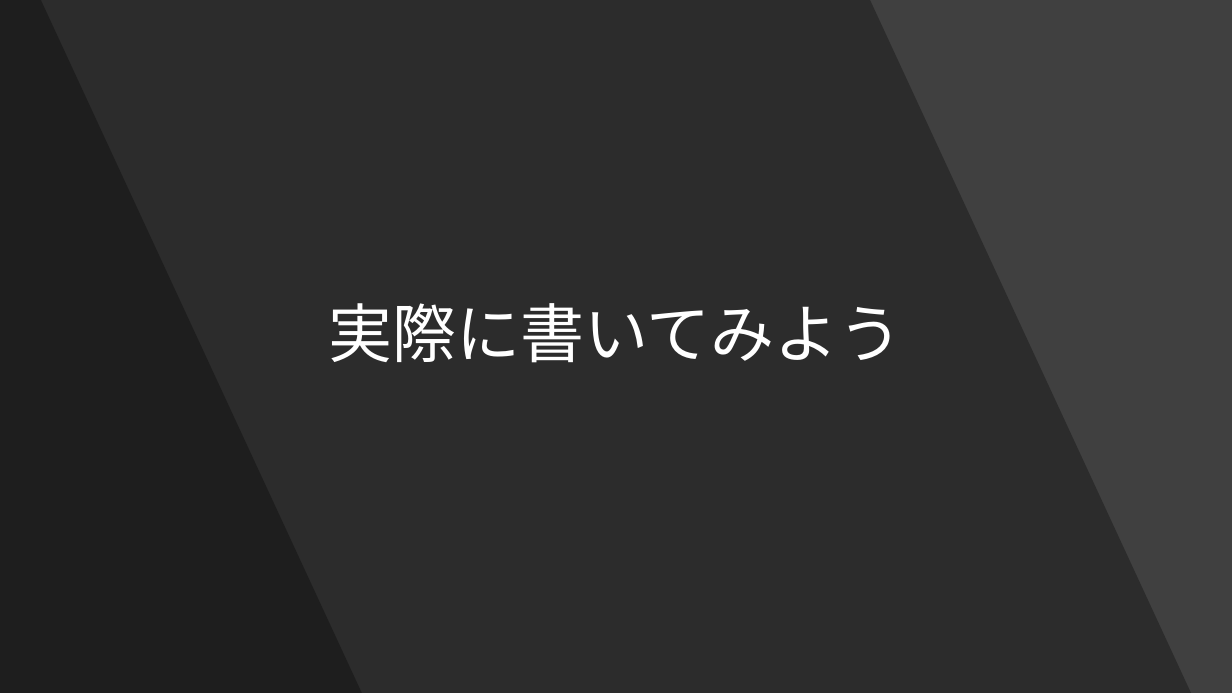
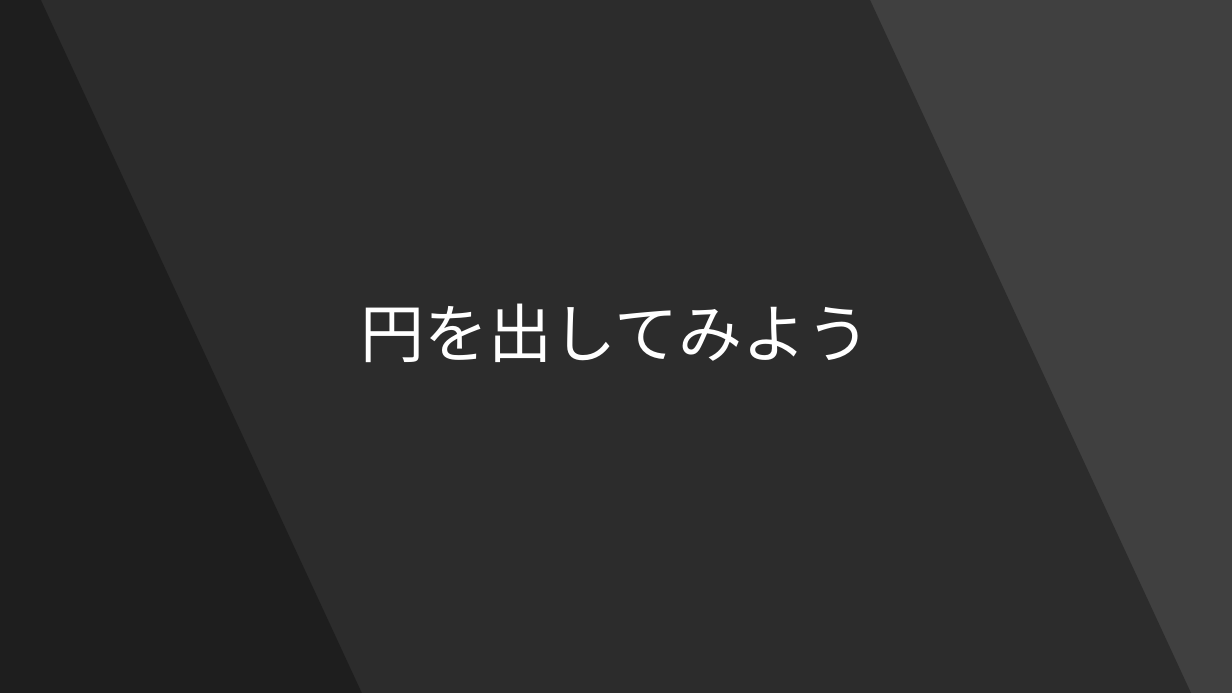
Before and after one commit to Forenard/TsubuyakiGLSL, a slide deck: slide 10 of つぶやきGLSLとは.pptx. Drawn at 1232x693 pixels with LibreOffice and Linux fonts; fonts in the diff are those of the drawing. Boxes give left, top, right and bottom in pixels: in the first picture for what was removed or moved away, otherwise in the second. Text is boxed around its words. In the diff, an @@ line names an element or a change of style, - is before the commit and + after.

```diff
--- a/つぶやきGLSLとは.pptx
+++ b/つぶやきGLSLとは.pptx
@@ text at (x1=361, y1=303, x2=871, y2=362): text changed @@
-実際に書いてみよう
+円を出してみよう
```
Also in this commit, not shown: 2 other slides changed, 2 slides removed.
